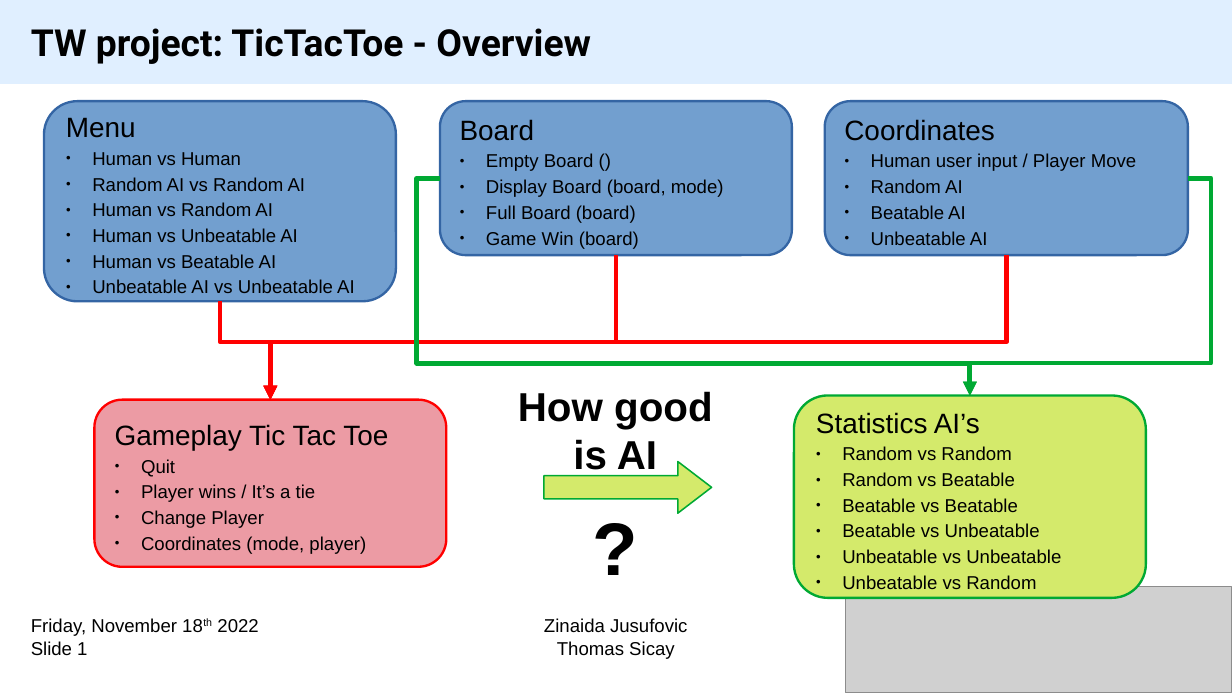
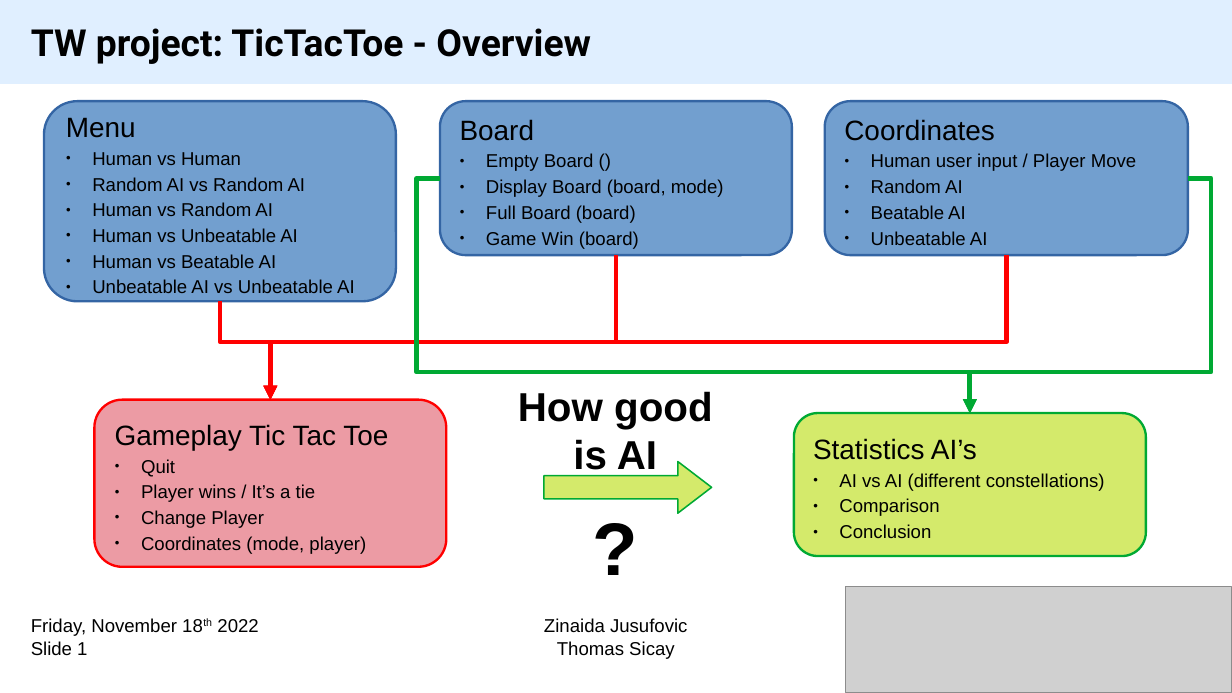
Before and after one commit to ThomasScy/TW_TicTacToe_progress, a slide deck: slide 1 of Presentation/20221118_TicTacToe presentation_TS.odp. Drawn at 1232x693 pixels with LibreOffice and Linux fonts; fonts in the diff are those of the drawing; grey boxes stand for pictures. Boxes give left, top, right and bottom in pixels: in the first picture for what was removed or moved away, otherwise in the second. Text is boxed around its words. In the diff, an @@ line names an element or a change of style, - is before the commit and + after.

Commit message:
change statistics

```diff
--- a/Presentation/20221118_TicTacToe presentation_TS.odp
+++ b/Presentation/20221118_TicTacToe presentation_TS.odp
@@ elbow arrow moved from (440, 178) - (970, 396) to (440, 178) - (970, 414) @@
@@ elbow arrow moved from (1188, 178) - (970, 396) to (1188, 178) - (970, 414) @@
@@ rounded rectangle "Statistics AI’s": place and size @@
-rounded rectangle "Statistics AI’s" at bbox=[794, 396, 1146, 598]
+rounded rectangle "Statistics AI’s" at bbox=[794, 414, 1146, 557]
@@ text in rounded rectangle at bbox=[839, 473, 1105, 538]: text changed @@
-● Random vs Random
-● Random vs Beatable
-● Beatable vs Beatable
-● Beatable vs Unbeatable
-● Unbeatable vs Unbeatable
-● Unbeatable vs Random
+● AI vs AI (different constellations)
+● Comparison
+● Conclusion
```
